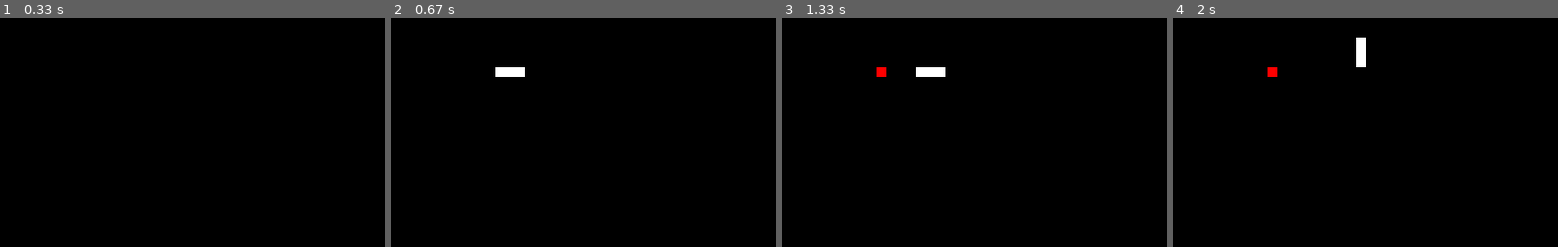
Above: before the commit, frames 1-4 (left to right).
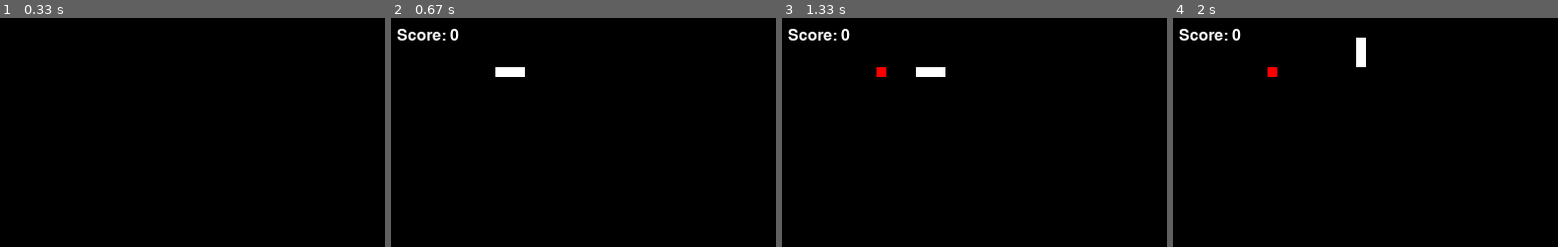
Above: after the commit, the same moments.

Repository: NavinYP/pygame_snake
Game: pygame game, started from snake.py
Same seed, same stepped clock (60 frames per second), same inputs: the game is played once before the commit and once after it.
Inputs:
- Up to frame 1 (0.33 s): no input
- Up to frame 2 (0.67 s): tap Space at 0.33 s
- Up to frame 3 (1.33 s): hold R 0.67-1.13 s; hold Right 0.67-1.13 s; tap Space at 0.73 s
- Up to frame 4 (2 s): hold Up from 1.67 s (still down); tap Space at 1.73 s
The pictures show only the part of the screen within x 0-50%, y 0-50%; the shares and areas given below are measured in that part.

Frame 1 is identical in both runs. In frame 2, 0.4% of the frame differs, in the area x 1-18%, y 4-10%; in frame 3, 0.4%; in frame 4, 0.4%.

Commit message:
Add score system

Diff:
--- a/snake.py
+++ b/snake.py
@@ -19,6 +19,7 @@
 
 # Set up the font
 font = pygame.font.Font(None, 36)
+score_font = pygame.font.Font(None, 24)
 
 # Main menu variables
 menu_active = True
@@ -27,6 +28,7 @@
 snake_pos = [100, 50]
 food_pos = [random.randrange(1, (WIDTH//10)) * 10, random.randrange(1, (HEIGHT//10)) * 10]
 snake_body = [[100, 50], [90, 50], [80, 50]]
+score = 0
 
 # Set up the direction
 direction = 'RIGHT'
@@ -62,6 +64,7 @@
                     food_pos = [random.randrange(1, (WIDTH//10)) * 10, random.randrange(1, (HEIGHT//10)) * 10]
                     snake_body = [[100, 50], [90, 50], [80, 50]]
                     direction = 'RIGHT'
+                    score = 0
                     menu_active = True
 
     # Draw the main menu
@@ -86,9 +89,11 @@
 
         # Add to the snake body if it eats food
         if snake_pos[0] == food_pos[0] and snake_pos[1] == food_pos[1]:
+            score += 1
             food_pos = [random.randrange(1, (WIDTH//10)) * 10, random.randrange(1, (HEIGHT//10)) * 10]
         else:
-            snake_body.pop()
+            if len(snake_body) > 0:  # Remove the last segment of the snake body if it didn't eat any food
+                snake_body.pop()
 
         # Add new segment to the body
         snake_body.insert(0, list(snake_pos))
@@ -97,6 +102,10 @@
         for pos in snake_body:
             pygame.draw.rect(win, SNAKE_COLOR, (pos[0], pos[1], 10, 10))
         pygame.draw.rect(win, FOOD_COLOR, (food_pos[0], food_pos[1], 10, 10))
+
+        # Display score
+        score_text = score_font.render("Score: " + str(score), True, SNAKE_COLOR)
+        win.blit(score_text, (10, 10))
 
     # Update the display
     pygame.display.update()
